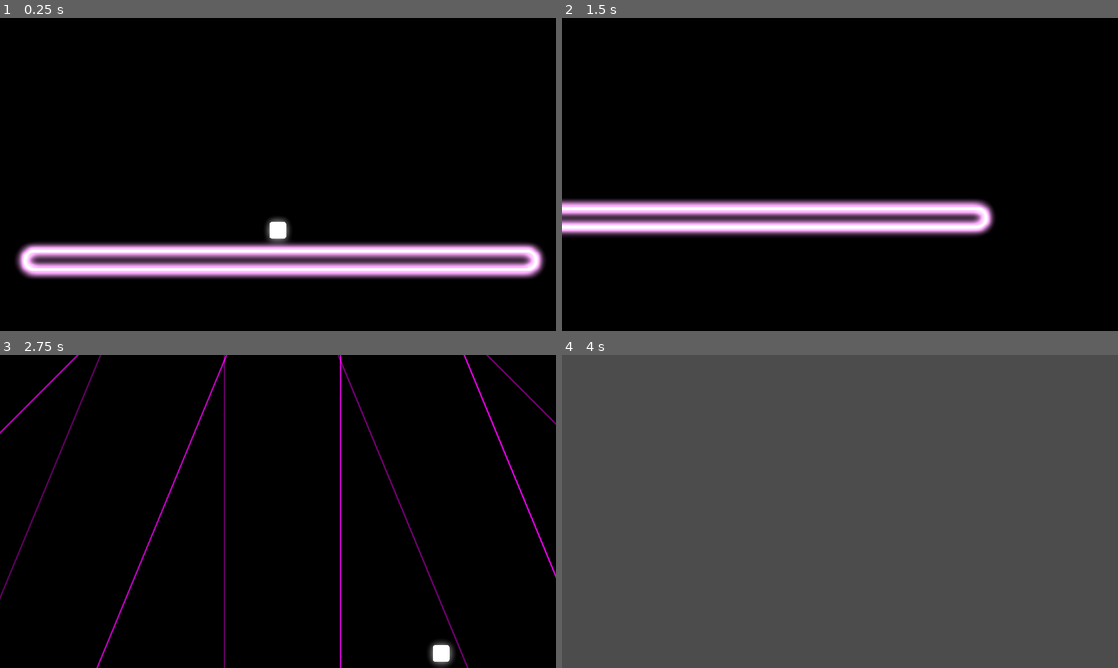
Above: before the commit, frames 1-4 (two rows, left to right).
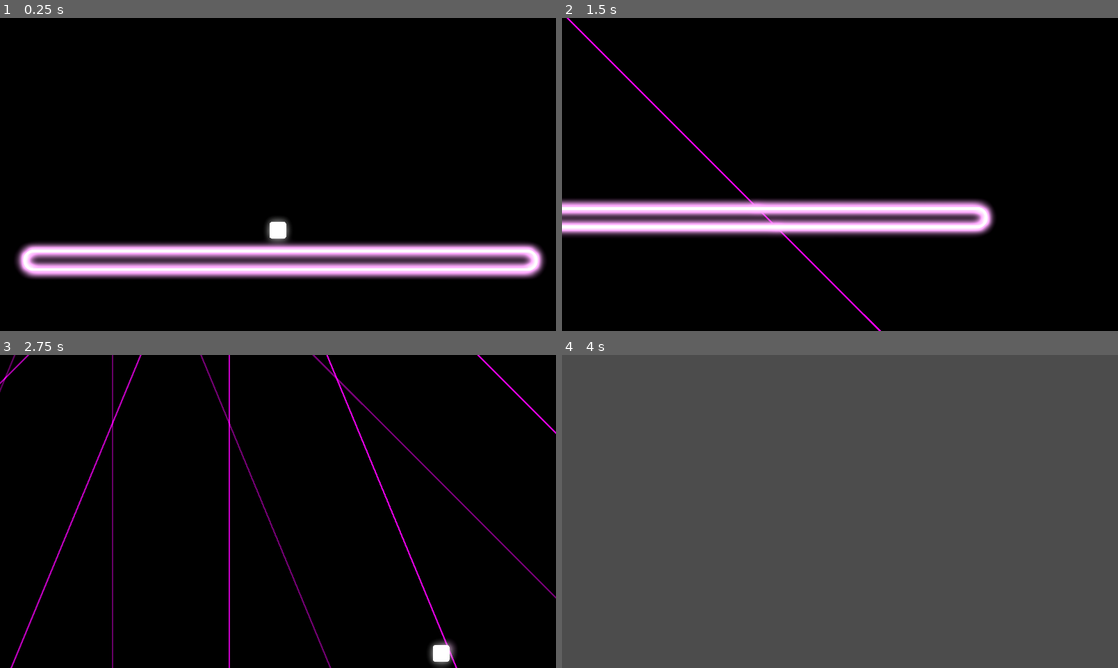
Above: after the commit, the same moments.

Repository: FireEntity1/beat-jumper
Game: Godot game, scene res://scenes/main_game.tscn
The game is run twice, just before and just after one commit, with the same random seed, the same clock (stepped at 60 frames per second) and the same inputs.
Inputs:
- Up to frame 1 (0.25 s): no input
- Up to frame 2 (1.5 s): tap Enter at 0.5 s; hold D (right) from 0.53 s (still down); tap Ctrl (dash) at 0.6 s; tap Space (jump) at 0.77 s; tap S (slam) at 1.35 s
- Up to frame 3 (2.75 s): tap Space (jump) at 1.52 s; release D (right) at 2.03 s; hold Left (left) from 2.03 s (still down); tap Alt at 2.1 s
- Up to frame 4 (4 s): release Left (left) at 2.78 s; hold D (right) from 2.78 s (still down); tap Shift at 2.85 s; tap Space (jump) at 3.02, 3.77 s; tap Ctrl (dash) at 3.6 s

The runs differ from the first frame. In frame 2, 0.5% of the frame differs, in the area x 0-58%, y 0-100%; in frame 3, 4.1%, in the area x 0-100%, y 0-100%; in frame 4, nothing differs.

Commit message:
feat: fog & better laser params

Diff:
--- a/scenes/main_game.tscn
+++ b/scenes/main_game.tscn
@@ -1,15 +1,18 @@
-[gd_scene load_steps=8 format=3 uid="uid://cd0l2flrue8ie"]
+[gd_scene load_steps=12 format=3 uid="uid://cd0l2flrue8ie"]
 
 [ext_resource type="Script" uid="uid://6bbe45ewoge8" path="res://scripts/event_handler.gd" id="1_0rdsr"]
 [ext_resource type="Texture2D" uid="uid://cau03qpr1fblt" path="res://sprites/platform.png" id="1_72e8q"]
 [ext_resource type="PackedScene" uid="uid://dg2baiggrj1" path="res://components/player.tscn" id="2_72e8q"]
+[ext_resource type="Shader" uid="uid://cbpa8qugk4ew0" path="res://shaders/fog.gdshader" id="4_0rdsr"]
 
 [sub_resource type="Environment" id="Environment_72e8q"]
 background_mode = 3
+tonemap_white = 4.25
 glow_enabled = true
 glow_intensity = 2.15
 glow_strength = 0.63
 glow_blend_mode = 1
+volumetric_fog_detail_spread = 2.46229
 
 [sub_resource type="RectangleShape2D" id="RectangleShape2D_s3esy"]
 size = Vector2(3240.42, 170.339)
@@ -29,6 +32,23 @@
 scale_min = 6.85
 scale_max = 7.0
 scale_over_velocity_max = 323.08
+
+[sub_resource type="FastNoiseLite" id="FastNoiseLite_0rdsr"]
+
+[sub_resource type="NoiseTexture2D" id="NoiseTexture2D_ipu61"]
+width = 1600
+height = 900
+seamless = true
+seamless_blend_skirt = 1.0
+normalize = false
+noise = SubResource("FastNoiseLite_0rdsr")
+
+[sub_resource type="ShaderMaterial" id="ShaderMaterial_ygxny"]
+shader = ExtResource("4_0rdsr")
+shader_parameter/noise_texture = SubResource("NoiseTexture2D_ipu61")
+shader_parameter/smoke_color = Color(0.741385, 0.741385, 0.741384, 1)
+shader_parameter/distortion_speed = 0.116
+shader_parameter/density = 0.01
 
 [node name="main_game" type="Node2D"]
 script = ExtResource("1_0rdsr")
@@ -70,3 +90,10 @@
 speed_scale = 1.5
 trail_enabled = true
 process_material = SubResource("ParticleProcessMaterial_d2op2")
+
+[node name="fog" type="ColorRect" parent="."]
+material = SubResource("ShaderMaterial_ygxny")
+offset_left = -3000.0
+offset_top = -1894.0
+offset_right = 2989.0
+offset_bottom = 1509.0
--- a/scripts/event_handler.gd
+++ b/scripts/event_handler.gd
@@ -20,17 +20,39 @@
 	"laser_circle": prefire_sec.laser_circle * (bpm / 60.0)
 }
 
+var event_classes = {
+	"movable": ["laser", "laser_circle"],
+	"screen_effect": ["shake", "glitch"]
+}
+
+
 var events = [
+	{
+		"type": "laser",
+		"beat": 5,
+		"pos": Vector2(5,3),
+		"rot": 45
+	},
 	{
 		"type": "laser_circle",
 		"beat": 10,
-		"pos": Vector2(10,1),
+		"pos": Vector2(5,3),
 		"rot": 0,
 		"radius": 300,
 		"amount": 96,
 		"edges": 16,
-		"speed": 1.0/24.0
-	}
+		"speed": 1.0/24.0,
+	},
+	{
+		"type": "laser_circle",
+		"beat": 20,
+		"pos": Vector2(5,2),
+		"rot": 0,
+		"radius": 1000,
+		"amount": 64,
+		"edges": 20,
+		"speed": 1.0/8.0
+	},
 ]
 
 func _ready() -> void:
@@ -48,8 +70,11 @@
 		if crossed(last_beat,beat,trigger_beat):
 			var temp = event_types[event.type].instantiate()
 			temp.fire_beat = event.beat
-			temp.pos = event.pos
-			temp.rot = event.rot
+			if event.type in event_classes.movable:
+				temp.pos = event.pos
+				temp.rot = event.rot
+			elif event.type in event_classes.screen_effect:
+				temp.time = event.time
 			match event.type:
 				"laser_circle":
 					temp.speed = event.speed
--- a/scripts/laser.gd
+++ b/scripts/laser.gd
@@ -5,6 +5,7 @@
 @export var rot: float
 @export var pos: Vector2
 @export var is_circle = false
+#@export var colour = Color(10.0,7.0,10.0)
 
 var is_fired = false
 var finished = false
@@ -17,6 +18,8 @@
 	else:
 		position = pos
 	rotation_degrees = rot
+	await get_tree().create_timer(2).timeout
+	queue_free()
 
 func _process(delta: float) -> void:
 	if not is_fired and $sprite.modulate.a < 1:
--- a/scripts/laser_circle.gd
+++ b/scripts/laser_circle.gd
@@ -15,7 +15,7 @@
 var laser = preload("res://components/laser.tscn")
 
 func _ready() -> void:
-	global_position = global.apply_grid(pos) + Vector2(-500,350)
+	global_position = global.apply_grid(pos) + Vector2(300,350)
 	var angle = 360.0/edges
 	offset = -90
 	for i in range(amount):
--- /dev/null
+++ b/shaders/fog.gdshader
@@ -0,0 +1,25 @@
+shader_type canvas_item;
+
+// Uniforms for customization
+uniform sampler2D noise_texture : repeat_enable;
+uniform vec3 smoke_color : source_color = vec3(0.8);
+uniform float distortion_speed : hint_range(0.0, 5.0) = 0.2;
+uniform float density : hint_range(0.0, 1.0) = 1.0;
+
+void fragment() {
+    // Pre-calculate time-based offsets
+    float time_offset_1 = TIME * distortion_speed * 0.1;
+    float time_offset_2 = TIME * distortion_speed * 0.2;
+
+    // Sample noise with distortion
+    vec4 noise = texture(noise_texture, UV + time_offset_1);
+
+    // Create distorted UV and sample final noise
+    vec2 distorted_uv = UV + noise.rg * 0.1 - 0.05 + time_offset_2;
+    float final_noise = texture(noise_texture, distorted_uv).r;
+
+    float smoke_alpha = final_noise * density;
+
+    // Output color
+    COLOR = vec4(smoke_color, smoke_alpha);
+}
--- /dev/null
+++ b/shaders/shake.gdshader
@@ -0,0 +1,23 @@
+/*
+	Camera Shake Effect Shader by @Near
+
+	MIT License
+*/
+
+shader_type canvas_item;
+uniform float ShakeStrength = 0;
+uniform vec2 FactorA  = vec2(100.0,100.0);
+uniform vec2 FactorB  = vec2(1.0,1.0);
+uniform vec2 magnitude = vec2(0.01,0.01);
+uniform sampler2D SCREEN_TEXTURE : hint_screen_texture, filter_linear_mipmap;
+
+void fragment() {
+    vec2 uv = SCREEN_UV;
+	uv -= 0.5;
+    uv *= 1.0 - 2.0 * magnitude.x;
+    uv += 0.5;
+	vec2 dt = vec2(0.0, 0.0);
+	dt.x = sin(TIME * FactorA.x+FactorB.x) * magnitude.x;
+	dt.y = cos(TIME *FactorA.y+ FactorB.y) * magnitude.y;
+	COLOR = texture(SCREEN_TEXTURE,uv + (dt*ShakeStrength));
+}
Not shown, added: shaders/fog.gdshader.uid
Not shown, added: shaders/shake.gdshader.uid
